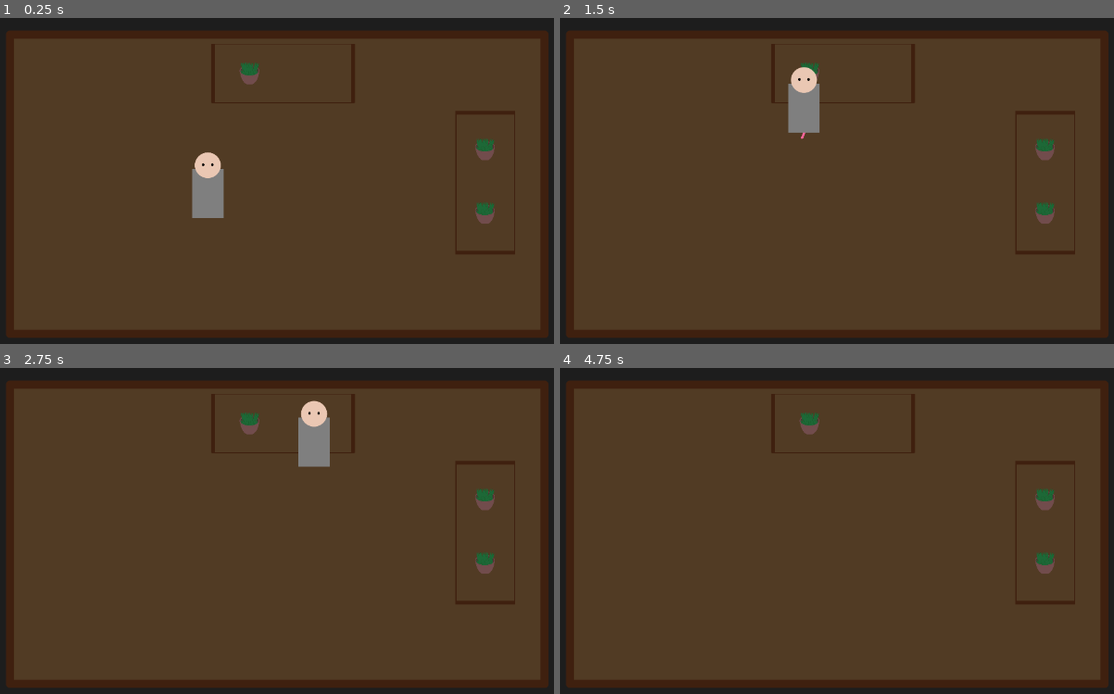
Above: before the commit, frames 1-4 (two rows, left to right).
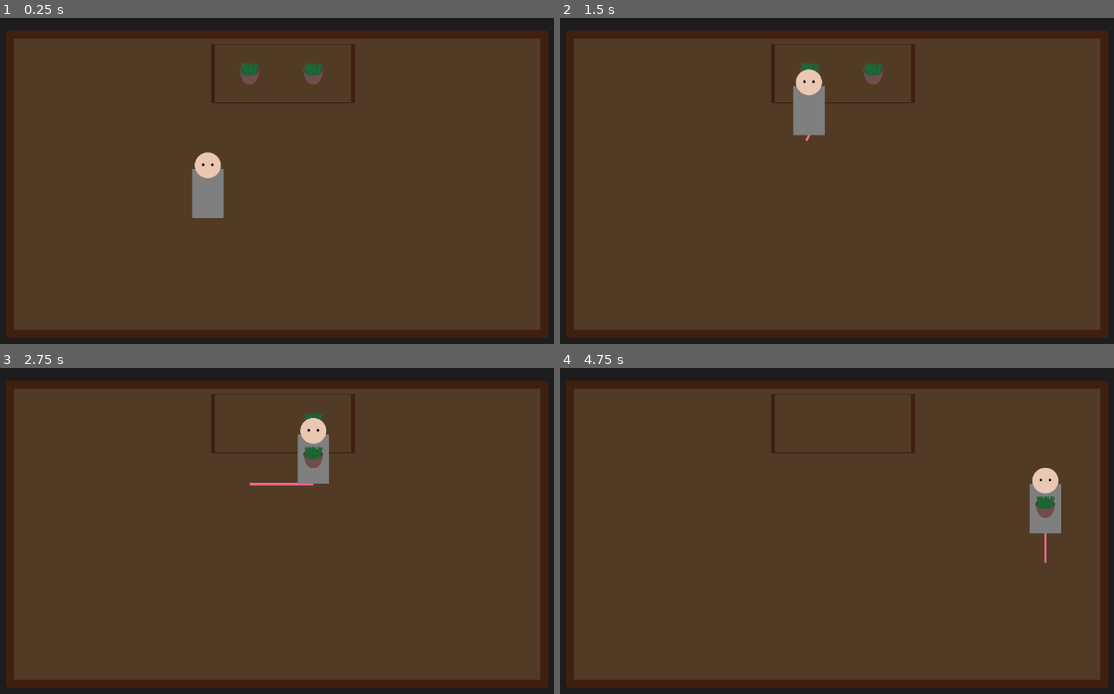
Above: after the commit, the same moments.

Repository: Nordtwig/HammurabisHut
Game: Godot game, scene res://Scenes/TheHut.tscn
The game is run twice, just before and just after one commit, with the same random seed, the same clock (stepped at 60 frames per second) and the same inputs.
Inputs (mouse positions are in pixels of both pictures, inside the frame that each line leads up to):
- Up to frame 1 (0.25 s): no input
- Up to frame 2 (1.5 s): tap Enter at 0.5 s; move the mouse to (809, 73) at 0.52 s; click (809, 73) at 0.67 s; click (809, 73) at 1.42 s
- Up to frame 3 (2.75 s): tap Space at 2 s; move the mouse to (315, 423) at 2.02 s; click (315, 423) at 2.17 s
- Up to frame 4 (4.75 s): move the mouse to (1047, 498) at 2.77 s; click (1047, 498) at 2.92 s; click (1047, 498) at 3.67 s; move the mouse to (1047, 563) at 4.27 s; click (1047, 563) at 4.42 s

The runs differ from the first frame. In frame 1, 0.9% of the frame differs, in the area x 54-93%, y 13-73%; in frame 2, 1.4%; in frame 3, 2.0%, in the area x 43-93%, y 9-73%; in frame 4, 1.7%.

Commit message:
Main now spawns items on request, player moves to pickup, can pick up items

Diff:
--- a/Scenes/Object.tscn
+++ b/Scenes/Object.tscn
@@ -13,8 +13,11 @@
 collision_mask = 4
 script = ExtResource( 1 )
 
-[node name="Sprite" type="Sprite" parent="."]
+[node name="Sprite" type="Sprite" parent="." groups=[
+"Objects",
+]]
 scale = Vector2( 0.15, 0.15 )
+z_index = 1
 texture = ExtResource( 2 )
 
 [node name="CollisionShape2D" type="CollisionShape2D" parent="."]
--- a/Scenes/Player.tscn
+++ b/Scenes/Player.tscn
@@ -16,6 +16,7 @@
 [node name="Sprite" type="Sprite" parent="."]
 position = Vector2( 0, -57 )
 scale = Vector2( 0.45, 0.45 )
+z_index = 2
 texture = ExtResource( 1 )
 
 [node name="CollisionShape2D" type="CollisionShape2D" parent="."]
--- a/Scenes/Table.tscn
+++ b/Scenes/Table.tscn
@@ -11,6 +11,7 @@
 
 [node name="Sprite" parent="." index="0"]
 scale = Vector2( 0.044, 0.187 )
+z_index = 1
 texture = ExtResource( 1 )
 
 [node name="CollisionShape2D" parent="StaticBody2D" index="0"]
--- a/Scenes/TheHut.tscn
+++ b/Scenes/TheHut.tscn
@@ -33,26 +33,18 @@
 position = Vector2( 511.376, 293.997 )
 current = true
 
-[node name="NewDestinationTimer" type="Timer" parent="."]
-wait_time = 0.1
-
 [node name="Line2D" type="Line2D" parent="."]
 width = 4.0
 default_color = Color( 1, 0.4, 0.610937, 1 )
 
-[node name="Table" parent="." instance=ExtResource( 2 )]
+[node name="Furniture" type="Node" parent="."]
+
+[node name="Table" parent="Furniture" instance=ExtResource( 2 )]
 position = Vector2( 522.255, 116.097 )
 rotation = -1.5708
-
-[node name="Slot2" parent="Table/Slots" index="1"]
-containedItemName = ""
 
 [node name="Player" parent="." instance=ExtResource( 1 )]
 position = Vector2( 392, 367 )
 
-[node name="Table2" parent="." instance=ExtResource( 2 )]
-position = Vector2( 870.997, 305.34 )
-
-[connection signal="timeout" from="NewDestinationTimer" to="." method="_on_NewDestinationTimer_timeout"]
-
-[editable path="Table"]
+[editable path="Furniture/Table"]
+[editable path="Furniture/Table/Slots/Slot"]
--- a/Scripts/Main.gd
+++ b/Scripts/Main.gd
@@ -2,18 +2,25 @@
 
 onready var nav = get_tree().get_root().find_node("NavMesh", true, false)
 onready var dest = nav.get_node("Destination")
-onready var timer = get_node("NewDestinationTimer")
-
-var canMoveDest = true
 
 func _input(event):
-	if Input.is_mouse_button_pressed(BUTTON_LEFT) and canMoveDest:
-		dest.position = get_global_mouse_position()
-		get_tree().call_group("Player", "NewDestination")
-		canMoveDest = false
-		timer.start()
+	if Input.is_mouse_button_pressed(BUTTON_LEFT):
+		SetPlayerDestination(get_global_mouse_position())
 
+func RequestSpawnItem(requestedItemName: String, parent: Node):
+	if CheckIfSceneExists(requestedItemName):
+		parent.add_child(load("res://Scenes/" + requestedItemName + ".tscn").instance(), true)
 
+func RequestNewDestination(pos: Vector2):
+	SetPlayerDestination(pos)
 
-func _on_NewDestinationTimer_timeout() -> void:
-	canMoveDest = true
+func SetPlayerDestination(newPos: Vector2):
+	dest.position = newPos
+	get_tree().call_group("Player", "NewDestination")
+
+func CheckIfSceneExists(requestedScene: String) -> bool:
+	var scene = load("res://Scenes/" + requestedScene + ".tscn")
+	if (scene != null):
+		return true
+	else:
+		return false
--- a/Scripts/Object.gd
+++ b/Scripts/Object.gd
@@ -7,13 +7,22 @@
 #	if playerInContact && isTarget:
 #		print("touching me and wants to hold me")
 
+func _ready() -> void:
+	name = "Object" + String(self.get_instance_id())
+
 func CheckTarget(target: Node):
 	if target == self:
 		isTarget = true
-		print(String(self.get_instance_id()) + ": player wants to hold me")
+		print(name + ": player wants to hold me")
 	else:
 		isTarget = false
-		print(self.name + ": player doesn't want to hold me")
+		print(name + ": player doesn't want to hold me")
+
+func CheckPlayerIntent(player: Node):
+	if isTarget:
+		get_parent().remove_child(self)
+		player.find_node("Hands").add_child(self)
+		z_index = 4
 
 func _on_Object_body_entered(body: Node) -> void:
 	if body.name == "Player":
--- a/Scripts/Player.gd
+++ b/Scripts/Player.gd
@@ -33,7 +33,12 @@
 		distanceToMove -= distanceToNextPoint
 	if path.size() <= 0:
 		line.points = PoolVector2Array()
+		ArrivedAtDest()
 
 func MakePath():
 	path = nav.get_simple_path(position, targetDestination.position)
 	line.points = path
+
+func ArrivedAtDest():
+	targetDestination = null
+	get_tree().call_group("Objects", "CheckPlayerIntent", self)
--- a/Scripts/Slot.gd
+++ b/Scripts/Slot.gd
@@ -10,11 +10,10 @@
 	if containedItemName != "":
 		isOccupied = true
 		itemContainer.global_rotation_degrees = 0.0
-		itemContainer.add_child(load("res://Scenes/" + containedItemName + ".tscn").instance(), true)
 		get_tree().call_group("GameMaster", "RequestSpawnItem", containedItemName, itemContainer)
 	if get_child(0).get_child_count() > 0:
 		isOccupied = false
 
 func _on_Slot_Clicked(viewport: Node, event: InputEvent, shape_idx: int) -> void:
 	if Input.is_mouse_button_pressed(BUTTON_LEFT) && isOccupied:
-		print("clicked me")
+		get_tree().call_group("GameMaster", "RequestNewDestination", $PickUpPosition.global_position)
